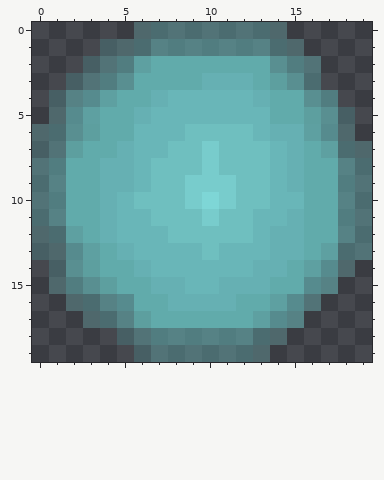
Two states of a pixel-art sprite, assets/images/weaponProjectile-Sheet.png. The picture above is the old version.
The file is 200x200 pixels, drawn in blocks of 10x10; one block is one cell here. Colours within 5 levels of each other are drawn and written as one.
The same view after the edit:
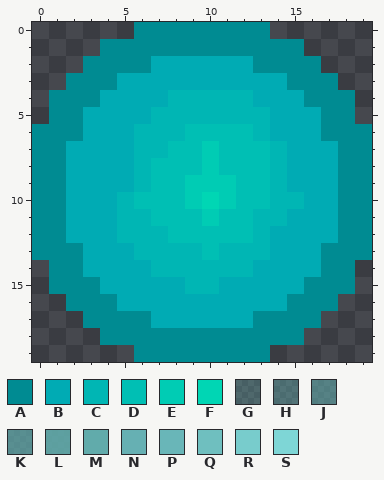
Palette (. is transparent): A #008b92  B #00abb4  C #00b6b4  D #00bfb4  E #00ccb4  F #00d6b4  G #61aaab52  H #61aaab70  J #61aaab96  K #61aaabb8  L #61ababe3  M #61abab  N #66b0b3  P #69b6b8  Q #6fbfbf  R #78cccc  S #7ed6d6
Edits made:
Changed rows in their new state; - is an unchanged pixel.
first column x 0:
 0 ------AAAAAAAA.-----
 1 ----AAAAAAAAAAAA----
 2 ---AAAABBBBBBAAAA---
 3 --AAABBBBBBBBBBAAA--
 4 -AAABBBBCCCCCBBBAAA-
 5 -AABBBBCCCCCCCBBBAA-
 6 AAABBBCCCDDDDCBBBAAA
 7 AABBBBCCDDEDDDCBBBAA
 8 AABBBBCDDDEDDDCBBBAA
 9 AABBBBCDDEEEDDCBBBAA
10 AABBBCDDDEFEDDCCBBAA
11 AABBBCCDDDEDDCCBBBAA
12 AABBBCCCDDDDDCBBBBAA
13 AAABBBCCCCDCCCBBBAAA
14 -AABBBBCCCCCCBBBBAA-
15 -AAABBBBBCCBBBBBAAA-
16 --AAABBBBBBBBBBAAA--
17 ---AAAABBBBBBAAAA---
18 ----AAAAAAAAAAAA----
19 ------AAAAAAAA------
Pixel boxes of the changes (left, top, right, bottom) in both pictures:
changed: (32, 22, 372, 362)
